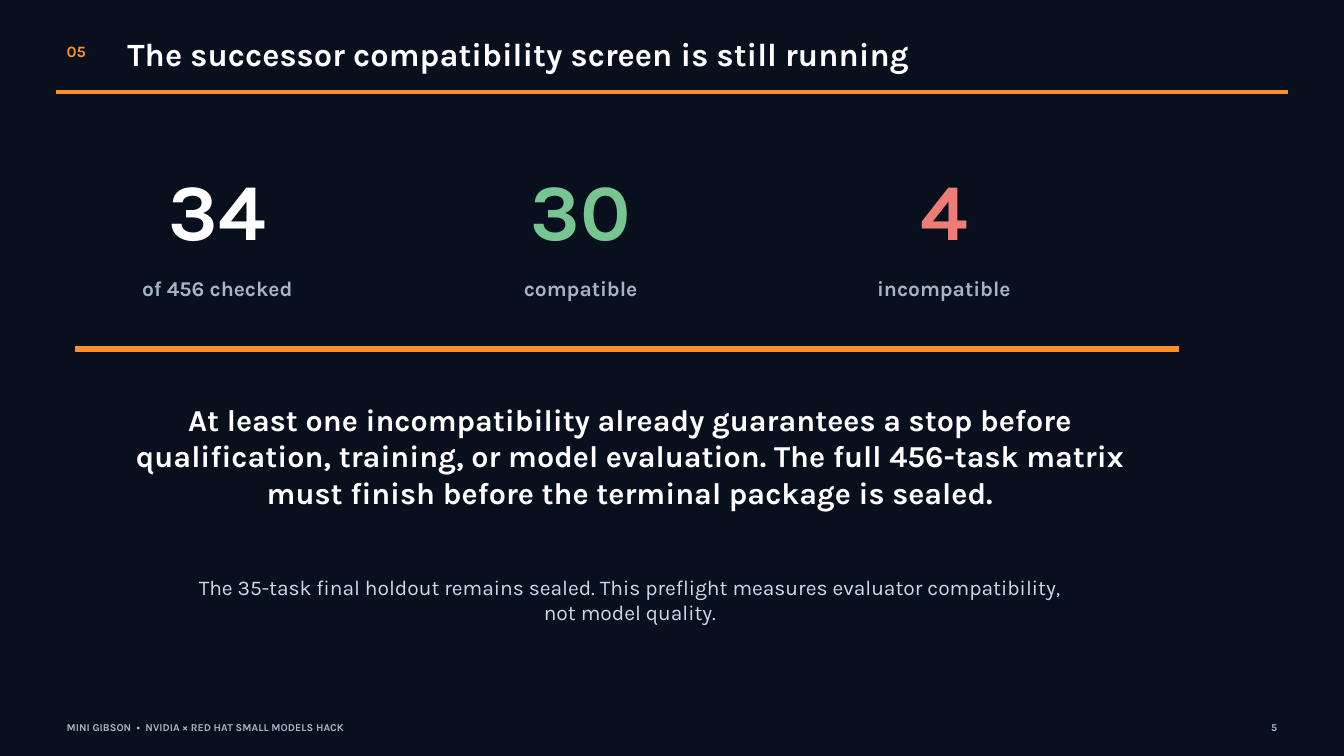
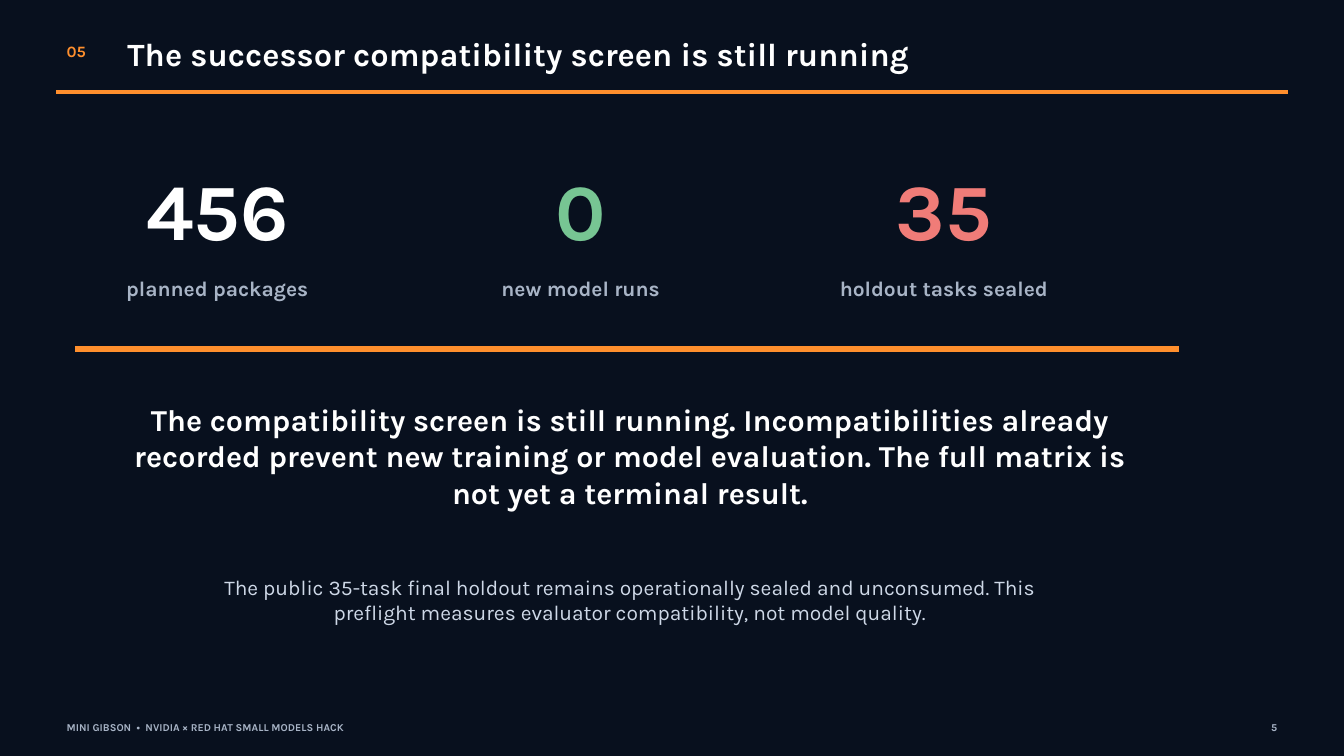
Before and after one commit to mrhinkle/mini-gibson, a slide deck: slide 5 of presentation/final-findings/mini-gibson-final-findings.pptx. Drawn at 1344x756 pixels with LibreOffice and Linux fonts; fonts in the diff are those of the drawing. Boxes give left, top, right and bottom in pixels: in the first picture for what was removed or moved away, otherwise in the second. Text is boxed around its words. In the diff, an @@ line names an element or a change of style, - is before the commit and + after.

```diff
--- a/presentation/final-findings/mini-gibson-final-findings.pptx
+++ b/presentation/final-findings/mini-gibson-final-findings.pptx
@@ text at [146,187,288,241]: text changed @@
-34
+456
@@ text at [555,187,605,241]: text changed @@
-30
+0
@@ text at [896,187,992,241]: text changed @@
-4
+35
@@ text at [126,281,308,301]: text changed @@
-of 456 checked
+planned packages
@@ text at [501,281,660,297]: text changed @@
-compatible
+new model runs
@@ text at [840,281,1048,297]: text changed @@
-incompatible
+holdout tasks sealed
@@ text at [134,409,1125,512]: text changed @@
-At least one incompatibility already guarantees a stop before qualification, training, or model evaluation. The full 456-task matrix must finish before the terminal package is sealed.
+The compatibility screen is still running. Incompatibilities already recorded prevent new training or model evaluation. The full matrix is not yet a terminal result.
@@ text at [224,580,1034,625]: text changed @@
-The 35-task final holdout remains sealed. This preflight measures evaluator compatibility, not model quality.
+The public 35-task final holdout remains operationally sealed and unconsumed. This preflight measures evaluator compatibility, not model quality.
```
Also in this commit, not shown: 2 other slides changed, 10 other files.
